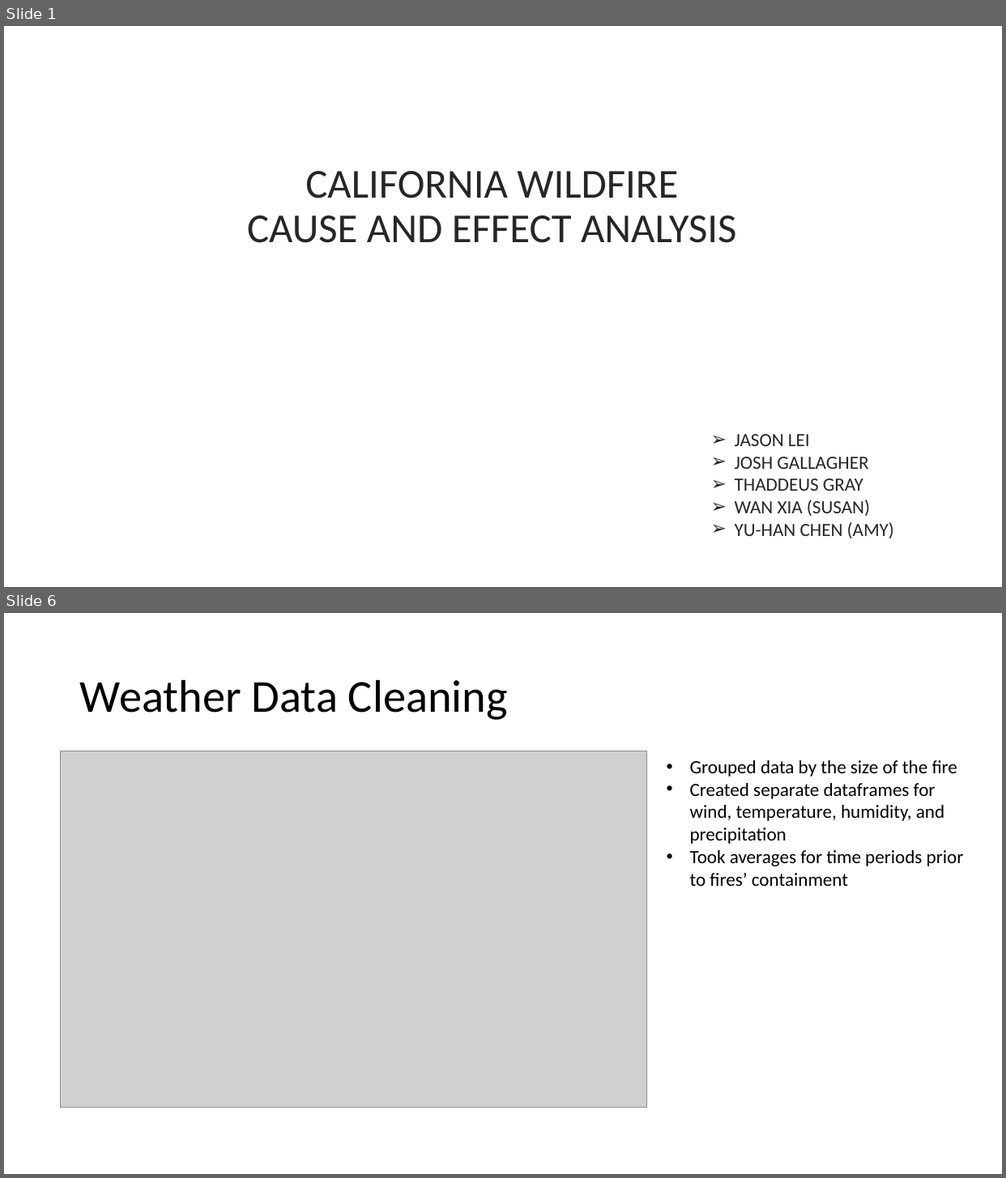
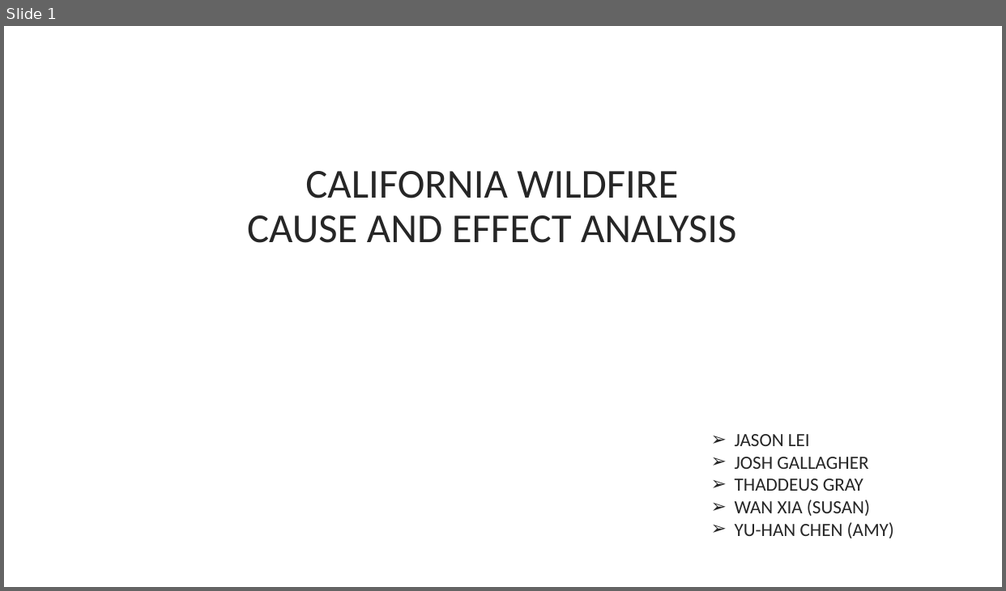
Before and after one commit to susanwxia/ProjectOne, a slide deck: PPT/project01_wanxia.pptx. Shown one above the other, each under a label of ours: slides 1 and 6 before the commit, slide 1 after it; the slides between them are not shown. The pictures are 1006x1178 and 1006x591 pixels, drawn with LibreOffice and Linux fonts; fonts in the diff are those of the drawing; grey boxes stand for pictures; background and template pictures are left out. Boxes give left, top, right and bottom in pixels: in the first picture for what was removed or moved away, otherwise in the second. Text is boxed around its words. In the diff, an @@ line names an element or a change of style, - is before the commit and + after.

```diff
--- a/PPT/project01_wanxia.pptx
+++ b/PPT/project01_wanxia.pptx
@@ slide 6 removed at (4,613,1002,1174), background picture (left out) @@
@@ title removed at (80,679,508,720) @@
-Weather Data Cleaning
@@ picture removed at (60,752,646,1108) @@
@@ text removed at (690,760,964,886) @@
-• Grouped data by the size of the fire
-• Created separate dataframes for wind, temperature, humidity, and precipitation
-• Took averages for time periods prior to fires’ containment
```
Also in this commit, not shown: 3 slides changed, 6 slides added, 16 other slides removed.
